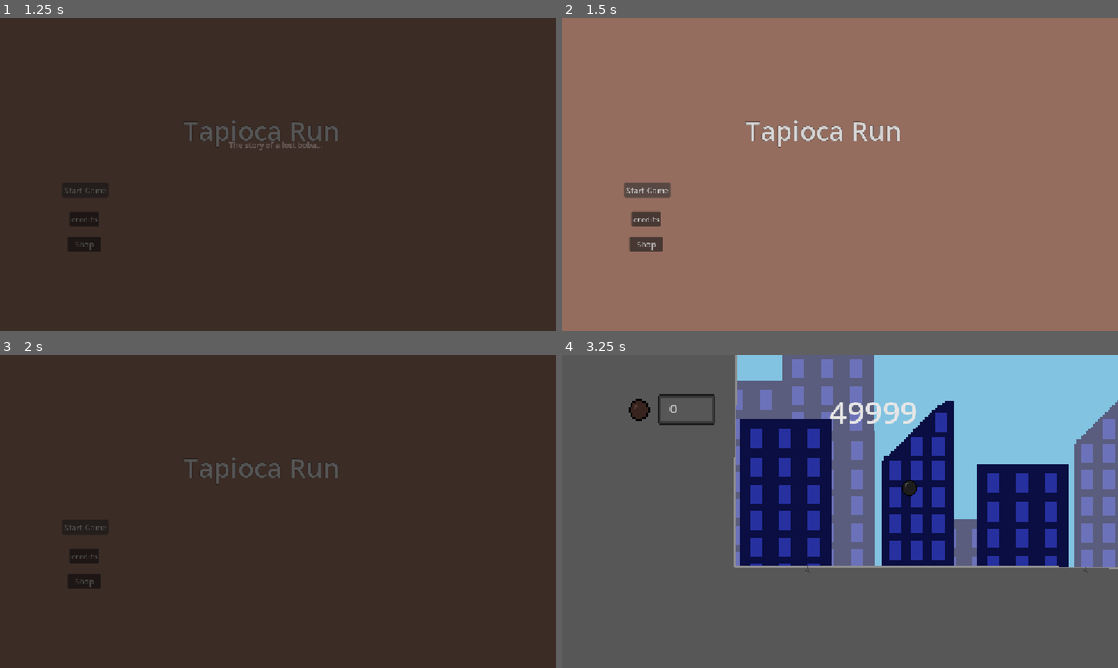
Above: before the commit, frames 1-4 (two rows, left to right).
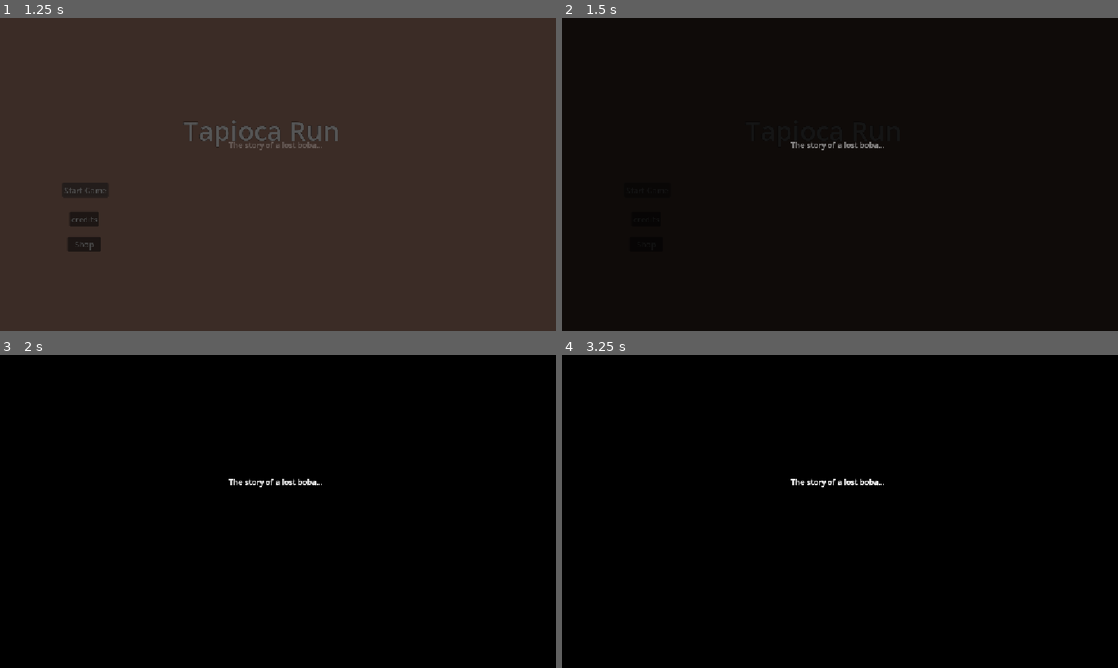
Above: after the commit, the same moments.

Repository: Adi-Ari-17/tapioca-run
Game: Godot game, scene res://scenes/main.tscn
Two runs of this game, one before a commit and one after it. Both use one fixed random seed, a clock stepped at 60 frames per second and the inputs below.
Inputs:
- Up to frame 1 (1.25 s): click "Start Game" at 0.5 s
- Up to frame 2 (1.5 s): click "Start Game" at 1.25 s
- Up to frame 3 (2 s): no input
- Up to frame 4 (3.25 s): hold Right (right) from 2.03 s (still down); tap I (interact) at 2.1, 2.85 s; tap Up (up) at 2.27, 3.02 s

Frame 1 is identical in both runs. In frame 2, 100% of the frame differs, in the area x 0-100%, y 0-100%; in frame 3, 100%; in frame 4, 100%.

Commit message:
tutorial

Diff:
--- a/tapioca-run/scenes/level_1.tscn
+++ b/tapioca-run/scenes/level_1.tscn
@@ -1,5 +1,6 @@
 [gd_scene format=4 uid="uid://cu2auupgsreqd"]
 
+[ext_resource type="Script" uid="uid://bsiyw833jem8d" path="res://scripts/level_1.gd" id="1_4nkto"]
 [ext_resource type="Texture2D" uid="uid://c6vohh1i75cmc" path="res://assets/sprites/Buildings BG.png" id="1_rus8k"]
 [ext_resource type="TileSet" uid="uid://dxrqhowa2v405" path="res://assets/other/concretetiles.tres" id="2_5xbjy"]
 [ext_resource type="PackedScene" uid="uid://bfebo7q2u2tkk" path="res://scenes/coins.tscn" id="2_bswci"]
@@ -8,7 +9,14 @@
 [sub_resource type="RectangleShape2D" id="RectangleShape2D_6mc5i"]
 size = Vector2(128, 7)
 
+[sub_resource type="LabelSettings" id="LabelSettings_fcfvj"]
+
+[sub_resource type="LabelSettings" id="LabelSettings_flyrt"]
+
+[sub_resource type="LabelSettings" id="LabelSettings_irfqh"]
+
 [node name="level1" type="Node2D" unique_id=1795356896]
+script = ExtResource("1_4nkto")
 
 [node name="background" type="Node2D" parent="." unique_id=1268637524]
 
@@ -1541,3 +1549,28 @@
 position = Vector2(2767, -284.3)
 scale = Vector2(2, 2)
 texture = ExtResource("4_5xbjy")
+
+[node name="Label" type="Label" parent="." unique_id=823266577]
+offset_left = 658.0
+offset_top = 12.0
+offset_right = 1076.0
+offset_bottom = 61.0
+text = "the big scary numbers are the
+amount of bounces left"
+label_settings = SubResource("LabelSettings_fcfvj")
+
+[node name="Label2" type="Label" parent="." unique_id=366660989]
+offset_left = -42.0
+offset_top = 4.0
+offset_right = 245.0
+offset_bottom = 27.0
+text = "use the arrow keys or WASD to move"
+label_settings = SubResource("LabelSettings_flyrt")
+
+[node name="Label3" type="Label" parent="." unique_id=783715129]
+offset_left = 1074.0
+offset_top = -57.0
+offset_right = 1305.0
+offset_bottom = -34.0
+text = "spikes decrease your bounces"
+label_settings = SubResource("LabelSettings_irfqh")
--- a/tapioca-run/scripts/GameManager.gd
+++ b/tapioca-run/scripts/GameManager.gd
@@ -5,7 +5,7 @@
 var spawn_pos: Vector2 = Vector2(0, 0)
 var coins: int = 0
 var countdown: int = 0
-var count_max: int = 50000
+var count_max: int = 15
 var timecost: int = 5
 var first_time: bool = true
 var player_state: String = "normal"
--- a/tapioca-run/scripts/countdown.gd
+++ b/tapioca-run/scripts/countdown.gd
@@ -13,6 +13,7 @@
 	if counting:
 		label.text = str(GameManager.countdown)
 		if GameManager.countdown <= 0:
+			GameManager.first_time = false
 			shop_load.emit()
 			counting = false
 			hide()
--- /dev/null
+++ b/tapioca-run/scripts/level_1.gd
@@ -0,0 +1,20 @@
+extends Node2D
+
+@onready var label: Label = $Label
+@onready var label2: Label = $Label2
+@onready var label3: Label = $Label3
+# Called when the node enters the scene tree for the first time.
+func _ready() -> void:
+	label.show()
+	label2.show()
+	label3.show()
+# Called every frame. 'delta' is the elapsed time since the previous frame.
+func _process(delta: float) -> void:
+	if GameManager.first_time:
+		label.show()
+		label2.show()
+		label3.show()
+	elif not GameManager.first_time:
+		label.hide()
+		label2.hide()
+		label3.hide()
--- a/tapioca-run/scripts/main.gd
+++ b/tapioca-run/scripts/main.gd
@@ -27,8 +27,6 @@
 	countdown.hide()
 
 func game_starting() -> void:
-	if GameManager.first_time:
-		pass
 	change_level(GameManager.current_level, GameManager.spawn_pos)
 
 
--- a/tapioca-run/scripts/transition_layer.gd
+++ b/tapioca-run/scripts/transition_layer.gd
@@ -6,7 +6,6 @@
 func fade_in() -> void:
 	if GameManager.first_time:
 		animation_player.play("first timey")
-		GameManager.first_time = false
 	else:
 		animation_player.play("fade in")
 	await animation_player.animation_finished
Not shown, added: tapioca-run/scripts/level_1.gd.uid
